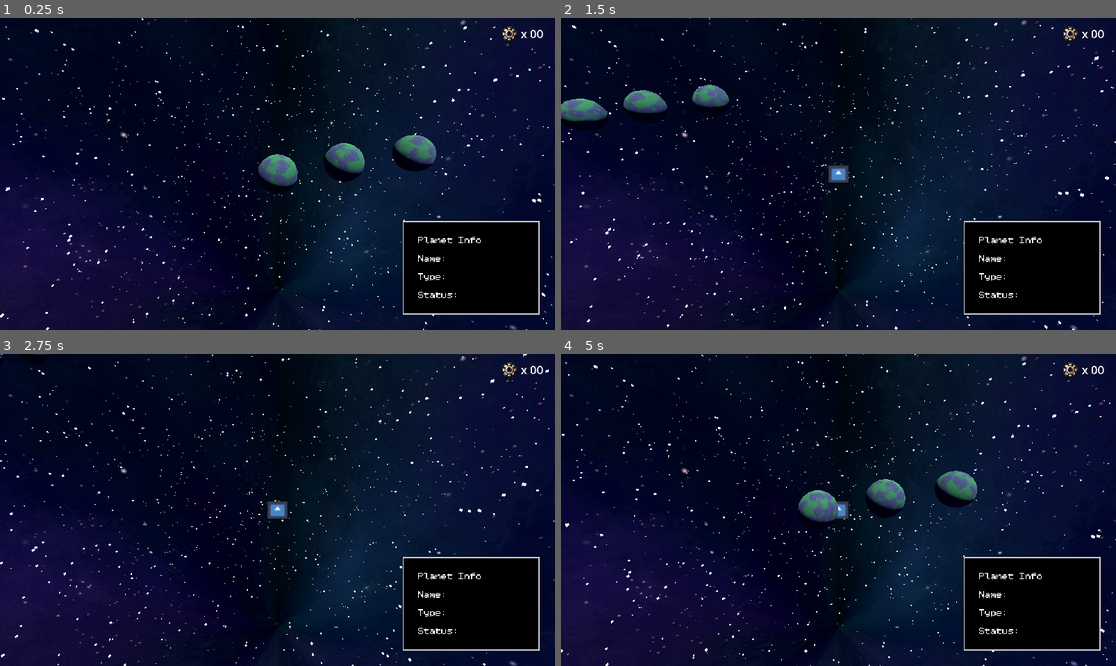
Above: before the commit, frames 1-4 (two rows, left to right).
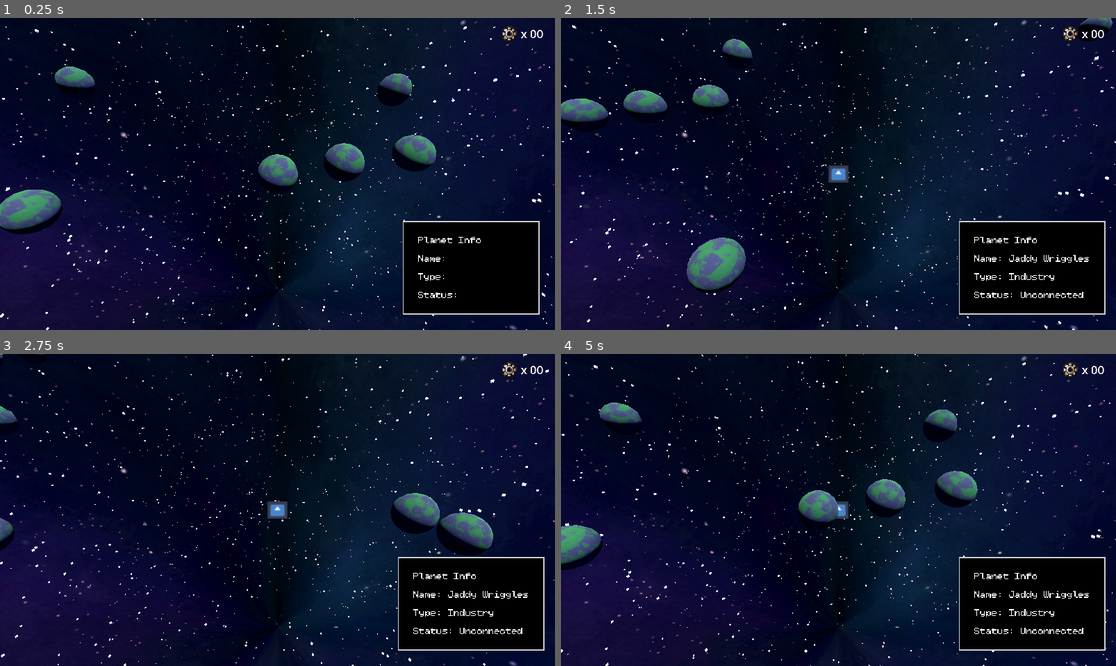
Above: after the commit, the same moments.

Repository: hazimbharis/worldlinkergame
Game: Godot game, scene res://scenes/GameScene.tscn
Same seed, same stepped clock (60 frames per second), same inputs: the game is played once before the commit and once after it. Before the commit the project starts from res://GameScene.tscn. The engine's default icon, where the game draws it, is replaced by a stand-in: a white triangle on a blue panel in a dark square.
Inputs (mouse positions are in pixels of both pictures, inside the frame that each line leads up to):
- Up to frame 1 (0.25 s): no input
- Up to frame 2 (1.5 s): move the mouse to (960, 158) at 0.52 s; hold D (right) 0.53-1.28 s; click (960, 158) at 0.67 s; move the mouse to (727, 189) at 1.27 s; hold S (down) from 1.28 s (still down); click (727, 189) at 1.42 s
- Up to frame 3 (2.75 s): move the mouse to (333, 441) at 2.02 s; release S (down) at 2.03 s; hold D (right) from 2.03 s (still down); click (333, 441) at 2.17 s
- Up to frame 4 (5 s): move the mouse to (810, 572) at 2.77 s; release D (right) at 2.78 s; hold W (up) 2.78-3.53 s; click (810, 572) at 2.92 s; move the mouse to (1005, 556) at 3.52 s; hold A (left) from 3.53 s (still down); click (1005, 556) at 3.67 s; move the mouse to (672, 463) at 4.27 s; click (672, 463) at 4.42 s

The runs differ from the first frame. In frame 1, 2.7% of the frame differs, in the area x 0-79%, y 15-70%; in frame 2, 3.6%, in the area x 0-100%, y 0-96%; in frame 3, 3.3%; in frame 4, 3.3%.

Commit message:
reorganized files, added some ui stuff

Diff:
--- a/GameScene.tscn
+++ /dev/null
@@ -1,47 +0,0 @@
-[gd_scene load_steps=10 format=3 uid="uid://dl7ik1bw5ss7w"]
-
-[ext_resource type="PackedScene" uid="uid://b5n1kwhbgreu0" path="res://BasicPlanet.tscn" id="1_gd7pm"]
-[ext_resource type="Script" path="res://game.gd" id="1_qilme"]
-[ext_resource type="PackedScene" uid="uid://d2r0qve1tdsvx" path="res://UI_Overlay.tscn" id="3_gg78r"]
-[ext_resource type="Texture2D" uid="uid://d0pgtsff2or7p" path="res://8ce314fc33e625ddc876b91c47f7affc.png" id="4_285yd"]
-[ext_resource type="PackedScene" uid="uid://fnjs10vv8vmr" path="res://tmp/stars.tscn" id="6_a0fu2"]
-[ext_resource type="PackedScene" uid="uid://bkku6p607cwxt" path="res://tmp/camera_controller.tscn" id="6_wulk7"]
-
-[sub_resource type="PanoramaSkyMaterial" id="PanoramaSkyMaterial_yvj02"]
-panorama = ExtResource("4_285yd")
-
-[sub_resource type="Sky" id="Sky_fer8n"]
-sky_material = SubResource("PanoramaSkyMaterial_yvj02")
-
-[sub_resource type="Environment" id="Environment_ll5tq"]
-background_mode = 2
-sky = SubResource("Sky_fer8n")
-adjustment_enabled = true
-
-[node name="main" type="Node3D"]
-script = ExtResource("1_qilme")
-
-[node name="WorldEnvironment" type="WorldEnvironment" parent="."]
-environment = SubResource("Environment_ll5tq")
-
-[node name="DirectionalLight3D" type="DirectionalLight3D" parent="."]
-transform = Transform3D(-0.866025, -0.433013, 0.25, 0, 0.5, 0.866025, -0.5, 0.75, -0.433013, 0, 0, 0)
-shadow_enabled = true
-
-[node name="CameraController" parent="." instance=ExtResource("6_wulk7")]
-
-[node name="Planets" type="Node" parent="."]
-
-[node name="Planet" parent="Planets" instance=ExtResource("1_gd7pm")]
-transform = Transform3D(0.938423, 0, 0.345483, 0, 1, 0, -0.345483, 0, 0.938423, 0, 0, 0)
-
-[node name="Planet2" parent="Planets" instance=ExtResource("1_gd7pm")]
-transform = Transform3D(0.957358, 0, -0.2889, 0, 1, 0, 0.2889, 0, 0.957358, 3.36269, 0, -0.675941)
-
-[node name="Planet3" parent="Planets" instance=ExtResource("1_gd7pm")]
-transform = Transform3D(-0.991529, 0, 0.129885, 0, 1, 0, -0.129885, 0, -0.991529, 7.09917, 0, -1.25548)
-
-[node name="CanvasLayer" parent="." instance=ExtResource("3_gg78r")]
-
-[node name="MultiMeshStars" parent="." instance=ExtResource("6_a0fu2")]
-max_dist = 700
--- a/game.gd
+++ /dev/null
@@ -1,6 +0,0 @@
-extends Node3D
-
-func _create_text(mouse_position):
-	var t = load("res://3d_label.tscn").instantiate()
-	add_child(t)
-	t.position = mouse_position
--- a/project.godot
+++ b/project.godot
@@ -11,7 +11,7 @@
 [application]
 
 config/name="Team2Game"
-run/main_scene="res://GameScene.tscn"
+run/main_scene="res://scenes/GameScene.tscn"
 config/features=PackedStringArray("4.2", "Forward Plus")
 config/icon="res://icon.svg"
 
--- /dev/null
+++ b/resources/Industry.tres
@@ -0,0 +1,9 @@
+[gd_resource type="Resource" script_class="PlanetAttributes" load_steps=2 format=3 uid="uid://clkocl5d5rj"]
+
+[ext_resource type="Script" path="res://resources/PlanetAttributes.gd" id="1_t2py4"]
+
+[resource]
+script = ExtResource("1_t2py4")
+planet_type = "Industry"
+planet_name = "Jaddy Wriggles"
+planet_status = "Unconnected"
--- /dev/null
+++ b/resources/PlanetAttributes.gd
@@ -0,0 +1,6 @@
+extends Resource
+class_name PlanetAttributes
+
+@export var planet_type: String = "Industry"
+@export var planet_name: String = "Jaddy Wriggles"
+@export var planet_status: String = "Unconnected"
--- a/3d_label.tscn
+++ b/scenes/3d_label.tscn
@@ -1,15 +1,15 @@
 [gd_scene load_steps=7 format=3 uid="uid://k3hbq1hcix1e"]
 
-[ext_resource type="Script" path="res://3d_label.gd" id="1_ilacb"]
-[ext_resource type="Script" path="res://SubViewport.gd" id="1_rbgp7"]
-[ext_resource type="Shader" path="res://text_popup.gdshader" id="2_dkvx7"]
-[ext_resource type="FontFile" uid="uid://c0buhu5smsj6n" path="res://Kitchen Sink.ttf" id="3_7ervk"]
+[ext_resource type="Script" path="res://scripts/3d_label.gd" id="1_u0s50"]
+[ext_resource type="Script" path="res://scripts/SubViewport.gd" id="2_78i6t"]
+[ext_resource type="Shader" path="res://scripts/text_popup.gdshader" id="3_1w52a"]
+[ext_resource type="FontFile" uid="uid://c0buhu5smsj6n" path="res://Kitchen Sink.ttf" id="4_lw0rx"]
 
 [sub_resource type="ViewportTexture" id="ViewportTexture_mlqos"]
 viewport_path = NodePath("SubViewport")
 
 [sub_resource type="ShaderMaterial" id="ShaderMaterial_sqv40"]
-shader = ExtResource("2_dkvx7")
+shader = ExtResource("3_1w52a")
 shader_parameter/height = 5.0
 shader_parameter/frequency = 10.0
 shader_parameter/speed = 5.0
@@ -17,12 +17,12 @@
 [node name="3DLabel" type="Sprite3D"]
 billboard = 1
 texture = SubResource("ViewportTexture_mlqos")
-script = ExtResource("1_ilacb")
+script = ExtResource("1_u0s50")
 
 [node name="SubViewport" type="SubViewport" parent="."]
 transparent_bg = true
 canvas_item_default_texture_filter = 0
-script = ExtResource("1_rbgp7")
+script = ExtResource("2_78i6t")
 
 [node name="Label" type="Label" parent="SubViewport"]
 material = SubResource("ShaderMaterial_sqv40")
--- a/BasicPlanet.tscn
+++ b/scenes/BasicPlanet.tscn
@@ -1,12 +1,14 @@
-[gd_scene load_steps=7 format=3 uid="uid://b5n1kwhbgreu0"]
+[gd_scene load_steps=10 format=3 uid="uid://b5n1kwhbgreu0"]
 
-[ext_resource type="Script" path="res://planet.gd" id="1_15vvc"]
-[ext_resource type="Texture2D" uid="uid://bq7fficcf5asq" path="res://assets/models/environment/BasePlanet_BaseWorldTexture.png" id="2_c6o5u"]
+[ext_resource type="Script" path="res://scripts/planet.gd" id="1_a4kjc"]
+[ext_resource type="Texture2D" uid="uid://bq7fficcf5asq" path="res://assets/models/environment/BasePlanet_BaseWorldTexture.png" id="2_kbuym"]
+[ext_resource type="Script" path="res://scenes/PlanetInfo.gd" id="3_kk3n0"]
+[ext_resource type="Script" path="res://resources/PlanetAttributes.gd" id="4_6s4jh"]
 
 [sub_resource type="StandardMaterial3D" id="StandardMaterial3D_wtvb4"]
 resource_name = "Material"
 cull_mode = 2
-albedo_texture = ExtResource("2_c6o5u")
+albedo_texture = ExtResource("2_kbuym")
 
 [sub_resource type="ArrayMesh" id="ArrayMesh_kx4wr"]
 _surfaces = [{
@@ -45,18 +47,28 @@
 [sub_resource type="SphereShape3D" id="SphereShape3D_2q657"]
 radius = 1.1
 
+[sub_resource type="Resource" id="Resource_igawd"]
+script = ExtResource("4_6s4jh")
+planet_type = "Industry"
+planet_name = "Jaddy Wriggles"
+planet_status = "Unconnected"
+
 [node name="Planet" type="Area3D" node_paths=PackedStringArray("planet_mesh")]
-transform = Transform3D(-0.921709, 0, 0.38788, 0, 1, 0, -0.38788, 0, -0.921709, 0, 0, 0)
-script = ExtResource("1_15vvc")
+transform = Transform3D(0.975247, 0, 0.221114, 0, 1, 0, -0.221114, 0, 0.975247, 0, 0, 0)
+script = ExtResource("1_a4kjc")
 planet_mesh = NodePath("Mesh")
 
 [node name="Mesh" type="MeshInstance3D" parent="."]
-transform = Transform3D(1, 0, 0, 0, 0.941436, 0, 0, 0, 1, 0, 0, 0)
+transform = Transform3D(1, 0, 0, 0, 0.877547, 0, 0, 0, 1, 0, 0, 0)
 mesh = SubResource("ArrayMesh_mvxai")
 skeleton = NodePath("")
 
 [node name="CollisionShape3D" type="CollisionShape3D" parent="."]
 shape = SubResource("SphereShape3D_2q657")
 
+[node name="PlanetInfo" type="Node" parent="."]
+script = ExtResource("3_kk3n0")
+attributes = SubResource("Resource_igawd")
+
 [connection signal="input_event" from="." to="." method="_on_input_event"]
 [connection signal="mouse_entered" from="." to="." method="_on_mouse_entered"]
--- /dev/null
+++ b/scenes/GameScene.tscn
@@ -0,0 +1,47 @@
+[gd_scene load_steps=10 format=3 uid="uid://dl7ik1bw5ss7w"]
+
+[ext_resource type="Script" path="res://scripts/game.gd" id="1_tb4hl"]
+[ext_resource type="Texture2D" uid="uid://d0pgtsff2or7p" path="res://starsbackground.png" id="2_75pya"]
+[ext_resource type="PackedScene" uid="uid://bkku6p607cwxt" path="res://scenes/camera_controller.tscn" id="3_o6r2t"]
+[ext_resource type="PackedScene" uid="uid://b5n1kwhbgreu0" path="res://scenes/BasicPlanet.tscn" id="4_0pgb7"]
+[ext_resource type="PackedScene" uid="uid://d2r0qve1tdsvx" path="res://scenes/UI_Overlay.tscn" id="5_sfxou"]
+[ext_resource type="PackedScene" uid="uid://fnjs10vv8vmr" path="res://tmp/stars.tscn" id="6_tmhey"]
+
+[sub_resource type="PanoramaSkyMaterial" id="PanoramaSkyMaterial_yvj02"]
+panorama = ExtResource("2_75pya")
+
+[sub_resource type="Sky" id="Sky_fer8n"]
+sky_material = SubResource("PanoramaSkyMaterial_yvj02")
+
+[sub_resource type="Environment" id="Environment_ll5tq"]
+background_mode = 2
+sky = SubResource("Sky_fer8n")
+adjustment_enabled = true
+
+[node name="main" type="Node3D"]
+script = ExtResource("1_tb4hl")
+
+[node name="WorldEnvironment" type="WorldEnvironment" parent="."]
+environment = SubResource("Environment_ll5tq")
+
+[node name="DirectionalLight3D" type="DirectionalLight3D" parent="."]
+transform = Transform3D(-0.866025, -0.433013, 0.25, 0, 0.5, 0.866025, -0.5, 0.75, -0.433013, 0, 0, 0)
+shadow_enabled = true
+
+[node name="CameraController" parent="." instance=ExtResource("3_o6r2t")]
+
+[node name="Planets" type="Node" parent="."]
+
+[node name="Planet" parent="Planets" instance=ExtResource("4_0pgb7")]
+transform = Transform3D(0.411981, 0, 0.91119, 0, 1, 0, -0.91119, 0, 0.411981, 0, 0, 0)
+
+[node name="Planet2" parent="Planets" instance=ExtResource("4_0pgb7")]
+transform = Transform3D(0.999758, 0, -0.021982, 0, 1, 0, 0.021982, 0, 0.999758, 3.36269, 0, -0.675941)
+
+[node name="Planet3" parent="Planets" instance=ExtResource("4_0pgb7")]
+transform = Transform3D(-0.406719, 0, -0.913553, 0, 1, 0, 0.913553, 0, -0.406719, 7.09917, 0, -1.25548)
+
+[node name="CanvasLayer" parent="." instance=ExtResource("5_sfxou")]
+
+[node name="MultiMeshStars" parent="." instance=ExtResource("6_tmhey")]
+max_dist = 700
--- /dev/null
+++ b/scenes/PlanetInfo.gd
@@ -0,0 +1,4 @@
+extends Node
+class_name PlanetInfo
+
+@export var attributes : Resource
--- a/UI_Overlay.tscn
+++ b/scenes/UI_Overlay.tscn
@@ -1,6 +1,6 @@
 [gd_scene load_steps=5 format=3 uid="uid://d2r0qve1tdsvx"]
 
-[ext_resource type="Script" path="res://ui.gd" id="1_0y42q"]
+[ext_resource type="Script" path="res://scripts/ui.gd" id="1_0y42q"]
 [ext_resource type="FontFile" uid="uid://c0buhu5smsj6n" path="res://Kitchen Sink.ttf" id="2_6f6p1"]
 [ext_resource type="Texture2D" uid="uid://b8lqhl2hhkkdv" path="res://gear.png" id="3_i3ti4"]
 
@@ -15,14 +15,13 @@
 script = ExtResource("1_0y42q")
 
 [node name="InfoboxContainer" type="MarginContainer" parent="."]
-anchors_preset = -1
-anchor_left = 0.698
-anchor_top = 0.602
+anchors_preset = 3
+anchor_left = 1.0
+anchor_top = 1.0
 anchor_right = 1.0
-anchor_bottom = 1.023
-offset_left = -0.0960083
-offset_top = -0.0960388
-offset_bottom = -14.904
+anchor_bottom = 1.0
+offset_left = -348.0
+offset_top = -258.0
 grow_horizontal = 2
 grow_vertical = 0
 mouse_filter = 2
@@ -62,15 +61,13 @@
 Status:"
 
 [node name="ResourceContainer" type="MarginContainer" parent="."]
-anchors_preset = -1
-anchor_left = 0.9
-anchor_top = 0.02
-anchor_right = 0.979
-anchor_bottom = 0.082
-offset_left = 0.199951
-offset_top = 0.039999
-offset_right = 0.192017
-offset_bottom = -0.136002
+anchors_preset = 1
+anchor_left = 1.0
+anchor_right = 1.0
+offset_left = -115.0
+offset_top = 13.0
+offset_right = -24.0
+offset_bottom = 53.0
 
 [node name="HBoxContainer" type="HBoxContainer" parent="ResourceContainer"]
 layout_mode = 2
@@ -85,3 +82,8 @@
 theme_override_font_sizes/font_size = 24
 text = "x 00"
 justification_flags = 226
+
+[node name="PopupMenu" type="PopupMenu" parent="."]
+
+[connection signal="id_pressed" from="PopupMenu" to="." method="_on_popup_menu_id_pressed"]
+[connection signal="index_pressed" from="PopupMenu" to="." method="_on_popup_menu_index_pressed"]
--- a/tmp/camera_controller.tscn
+++ b/scenes/camera_controller.tscn
@@ -1,6 +1,6 @@
 [gd_scene load_steps=5 format=3 uid="uid://bkku6p607cwxt"]
 
-[ext_resource type="Script" path="res://tmp/camera_controller.gd" id="1_83b7h"]
+[ext_resource type="Script" path="res://scripts/camera_controller.gd" id="1_83b7h"]
 [ext_resource type="Texture2D" uid="uid://cpm65xhqtwipj" path="res://icon.svg" id="2_xcoft"]
 
 [sub_resource type="StandardMaterial3D" id="StandardMaterial3D_3gc5j"]
--- a/text_popup.tscn
+++ b/scenes/text_popup.tscn
@@ -1,11 +1,11 @@
 [gd_scene load_steps=5 format=3 uid="uid://cwtnnm06lqeyi"]
 
-[ext_resource type="Script" path="res://text_popup.gd" id="1_ctpk7"]
-[ext_resource type="Shader" path="res://text_popup.gdshader" id="1_llv84"]
-[ext_resource type="FontFile" uid="uid://c0buhu5smsj6n" path="res://Kitchen Sink.ttf" id="1_p74kj"]
+[ext_resource type="Script" path="res://scripts/text_popup.gd" id="1_kd6um"]
+[ext_resource type="Shader" path="res://scripts/text_popup.gdshader" id="2_bwmfl"]
+[ext_resource type="FontFile" uid="uid://c0buhu5smsj6n" path="res://Kitchen Sink.ttf" id="3_kkt2j"]
 
 [sub_resource type="ShaderMaterial" id="ShaderMaterial_kp0b1"]
-shader = ExtResource("1_llv84")
+shader = ExtResource("2_bwmfl")
 shader_parameter/height = 5.0
 shader_parameter/frequency = 10.0
 shader_parameter/speed = 5.0
@@ -17,7 +17,7 @@
 anchor_bottom = 1.0
 grow_horizontal = 2
 grow_vertical = 2
-script = ExtResource("1_ctpk7")
+script = ExtResource("1_kd6um")
 
 [node name="CenteredTextContainer" type="CenterContainer" parent="."]
 layout_mode = 1
--- /dev/null
+++ b/scripts/game.gd
@@ -0,0 +1,25 @@
+extends Node3D
+
+var planet = preload("res://scenes/BasicPlanet.tscn")
+
+
+func _ready():
+	# do this 20 times
+	var group = get_node("Planets")
+	get_node("Planets")
+	for i in range(20):
+		# create a new instance of the planet scene
+		var new_planet = planet.instantiate()
+
+		# set its global_position to two random (float)
+		# values lying somewhere between 0 and 40
+		new_planet.position.x = randf_range(-40, 40)
+		new_planet.position.z = randf_range(-40, 40)
+
+		# add it as a child of this "universe"-node
+		group.add_child(new_planet)
+
+func _create_text(mouse_position):
+	var t = load("res://scenes/3d_label.tscn").instantiate()
+	add_child(t)
+	t.position = mouse_position
--- a/planet.gd
+++ b/scripts/planet.gd
@@ -1,8 +1,9 @@
 @tool
 extends Node3D
 
+@onready var info = $PlanetInfo
+
 var spin_deg:float = 0
-
 
 @export var planet_mesh:MeshInstance3D
 
@@ -15,6 +16,7 @@
 
 
 func _on_mouse_entered() -> void:
+	get_node("../../CanvasLayer")._update_info(info.attributes)
 	#print("entered!")
 	pass
 
@@ -22,4 +24,4 @@
 func _on_input_event(camera: Node, event: InputEvent, position: Vector3, normal: Vector3, shape_idx: int) -> void:
 	if event is InputEventMouseButton and event.double_click:
 		print('double click ', event)
-		get_node("../../../main")._create_text(position)
+		get_node("../../../main")._create_text(Vector3(position.x, 1, position.z))
--- a/text_popup.gdshader
+++ b/scripts/text_popup.gdshader
@@ -1,7 +1,7 @@
 shader_type canvas_item;
 
-uniform float height = 5.0;
-uniform float frequency = 1.0;
+uniform float height = 8.0;
+uniform float frequency = 2.0;
 uniform float speed = 5.0;
 
 void vertex() {
--- /dev/null
+++ b/scripts/ui.gd
@@ -0,0 +1,40 @@
+extends CanvasLayer
+
+# var textpopup = load("res://text_popup.tscn")
+
+enum PopupIds {
+	ADD_NODE
+}
+
+var _last_mouse_position
+
+@onready var _popup_menu = $PopupMenu
+@onready var info = $InfoboxContainer/MarginContainer/HBoxContainer/Label
+
+func _create_text(mouse_position):
+	#var t = load("res://text_popup.tscn").instantiate()
+	#get_parent().add_child(t)
+	#t.position = mouse_position
+	pass
+
+func _ready():
+	_popup_menu.add_item("Add Rail Node", PopupIds.ADD_NODE)
+
+func _input(event):
+	if event is InputEventMouseButton and event.is_pressed() and event.button_index == MOUSE_BUTTON_RIGHT:
+		_last_mouse_position = get_viewport().get_mouse_position()
+		_popup_menu.popup(Rect2(_last_mouse_position.x, _last_mouse_position.y, 100, 100))
+
+func _update_info(attributes):
+	var placeholder = [attributes.planet_name, attributes.planet_type, attributes.planet_status]
+	info.text = "Planet Info\n\nName: %s\n\nType: %s\n\nStatus: %s" % placeholder
+	pass
+
+func _on_popup_menu_id_pressed(id):
+	print_debug(id)
+	pass # Replace with function body.
+
+
+func _on_popup_menu_index_pressed(index):
+	print_debug(index)
+	pass # Replace with function body.
--- a/ui.gd
+++ /dev/null
@@ -1,9 +0,0 @@
-extends CanvasLayer
-
-# var textpopup = load("res://text_popup.tscn")
-
-func _create_text(mouse_position):
-	#var t = load("res://text_popup.tscn").instantiate()
-	#get_parent().add_child(t)
-	#t.position = mouse_position
-	pass
Not shown, added: assets/models/environment/AsteroidCloud.glb.import
Binary file added: assets/models/environment/AsteroidCloud_Asteroid.png
Not shown, changed: assets/models/environment/AsteroidCloud_Asteroid.png.import
Not shown, added: planet types.txt
Not shown: 1 places in scenes/3d_label.tscn that only renumber resources
Not shown: 1 places in scenes/RailNode.tscn that only renumber resources
Not shown: 1 places in scenes/text_popup.tscn that only renumber resources
Renamed: 3d_label.gd -> scripts/3d_label.gd
Renamed: SubViewport.gd -> scripts/SubViewport.gd
Renamed: camera.gd -> scripts/camera.gd
Renamed: tmp/camera_controller.gd -> scripts/camera_controller.gd
Renamed: text_popup.gd -> scripts/text_popup.gd
(and 3 more such lines)
